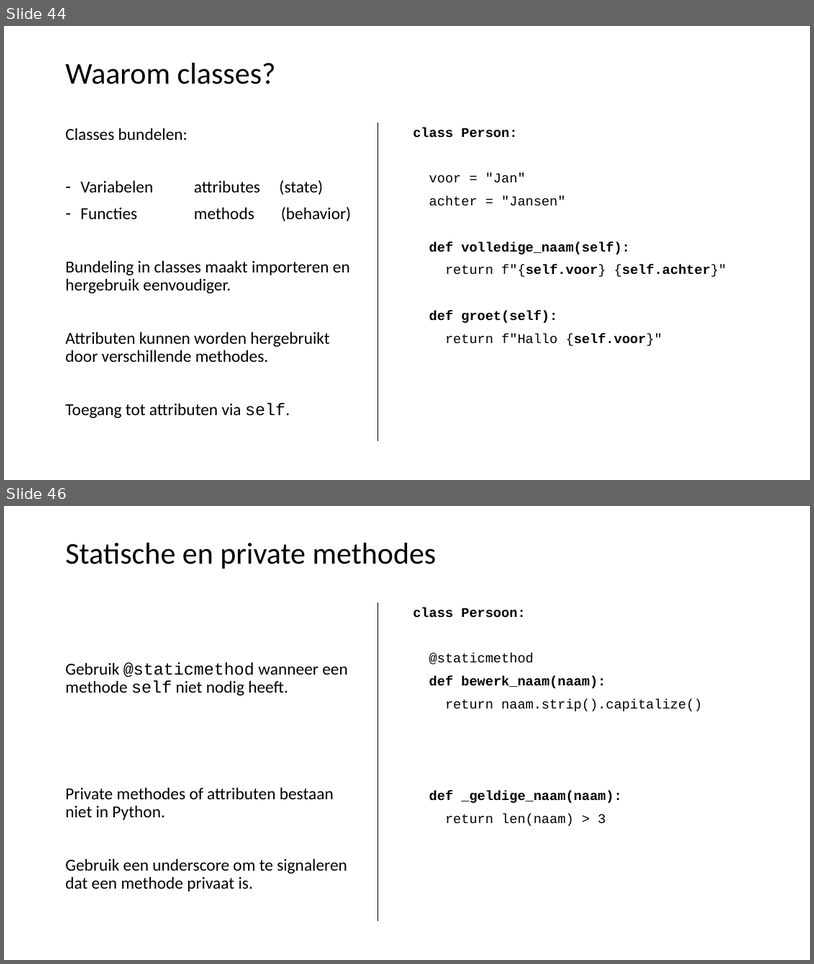
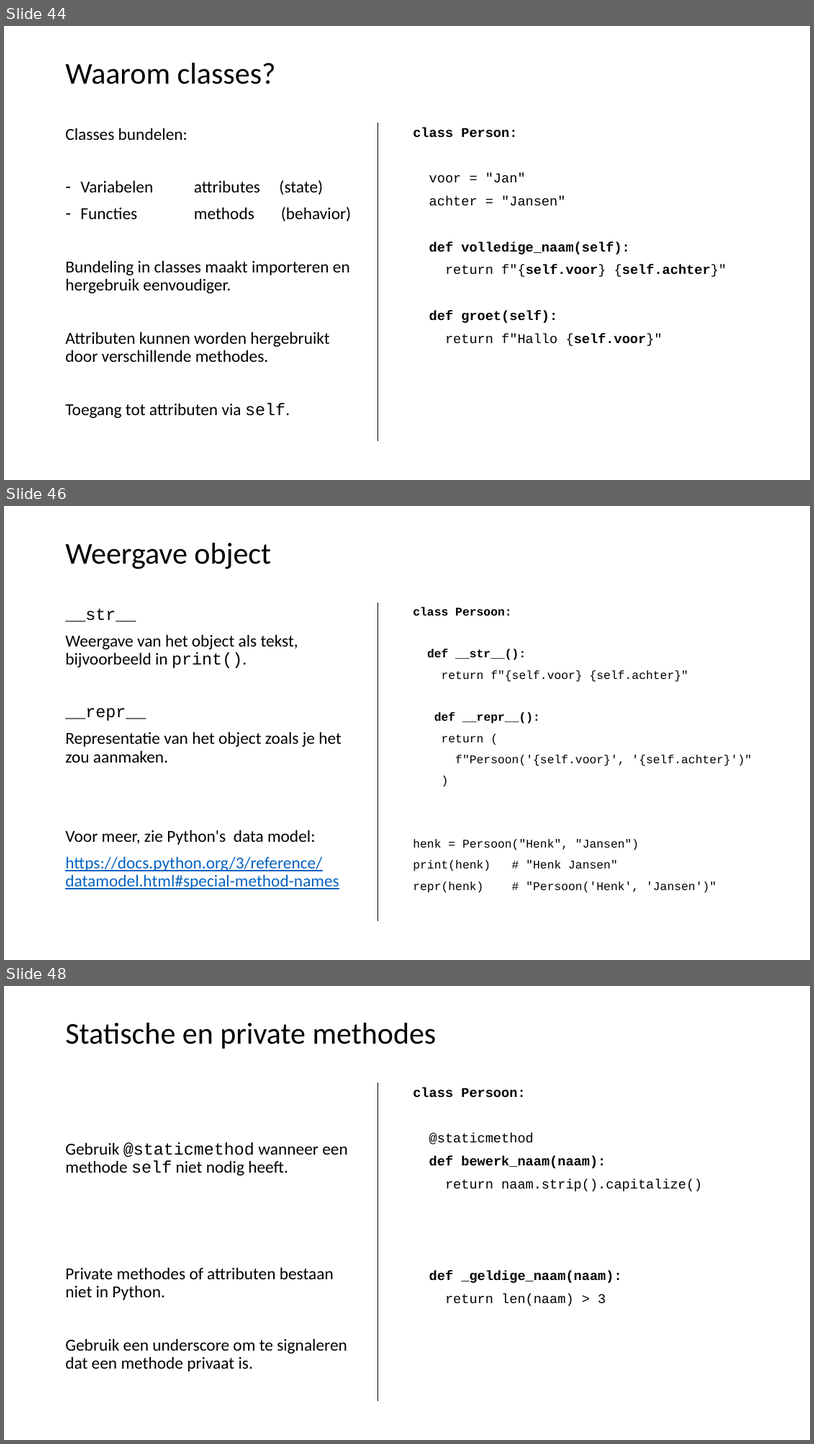
Before and after one commit to LFKoning/knowledge-sharing, a slide deck: python_trainees/1_basics_classes/python_traineeship_1.pptx. Shown one above the other, each under a label of ours: slides 44 and 46 before the commit, slides 44, 46 and 48 after it; the slides between them are not shown. The pictures are 814x964 and 814x1444 pixels, drawn with LibreOffice and Linux fonts; fonts in the diff are those of the drawing. Boxes give left, top, right and bottom in pixels: in the first picture for what was removed or moved away, otherwise in the second. Text is boxed around its words. In the diff, an @@ line names an element or a change of style, - is before the commit and + after.

Commit message:
Update Python trainees part 1

```diff
--- a/python_trainees/1_basics_classes/python_traineeship_1.pptx
+++ b/python_trainees/1_basics_classes/python_traineeship_1.pptx
@@ slide 46 added at box(4, 506, 810, 960), background #FFFFFF @@
@@ title added at box(65, 543, 271, 569), 36 pt, text #000000 @@
+Weergave object
@@ text added at box(65, 608, 342, 889), 20 pt, text #000000 @@
+__str__
+Weergave van het object als tekst, bijvoorbeeld in print().
+__repr__
+Representatie van het object zoals je het zou aanmaken.
+Voor meer, zie Python's data model:
+https://docs.python.org/3/reference/datamodel.html#special-method-names
@@ line added from (378, 602) to (378, 921), #000000 1.5 pt @@
@@ text added at box(413, 607, 752, 893), 14 pt, text #000000 @@
+class Persoon:
+def __str__():
+return f"{self.voor} {self.achter}"
+def __repr__():
+return (
+f"Persoon('{self.voor}', '{self.achter}')"
+)
+henk = Persoon("Henk", "Jansen")
+print(henk) # "Henk Jansen"
+repr(henk) # "Persoon('Henk', 'Jansen')"
@@ what was slide 46 is now slide 48 @@
```
Also in this commit, not shown: 5 slides changed, 1 other slide added, 10 other files.
